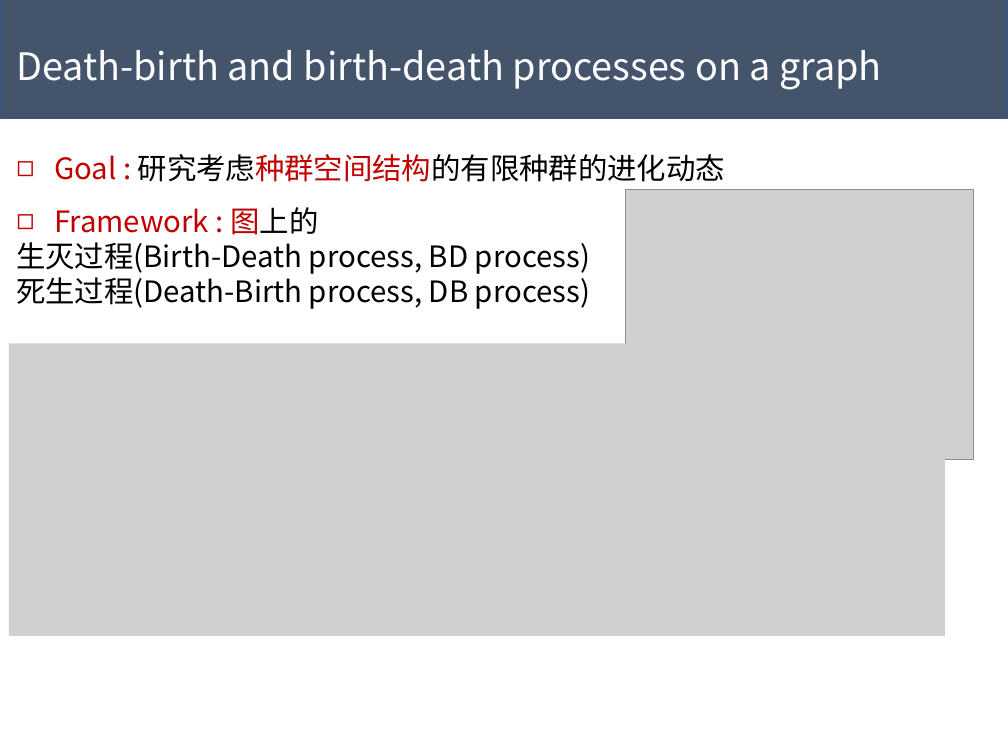
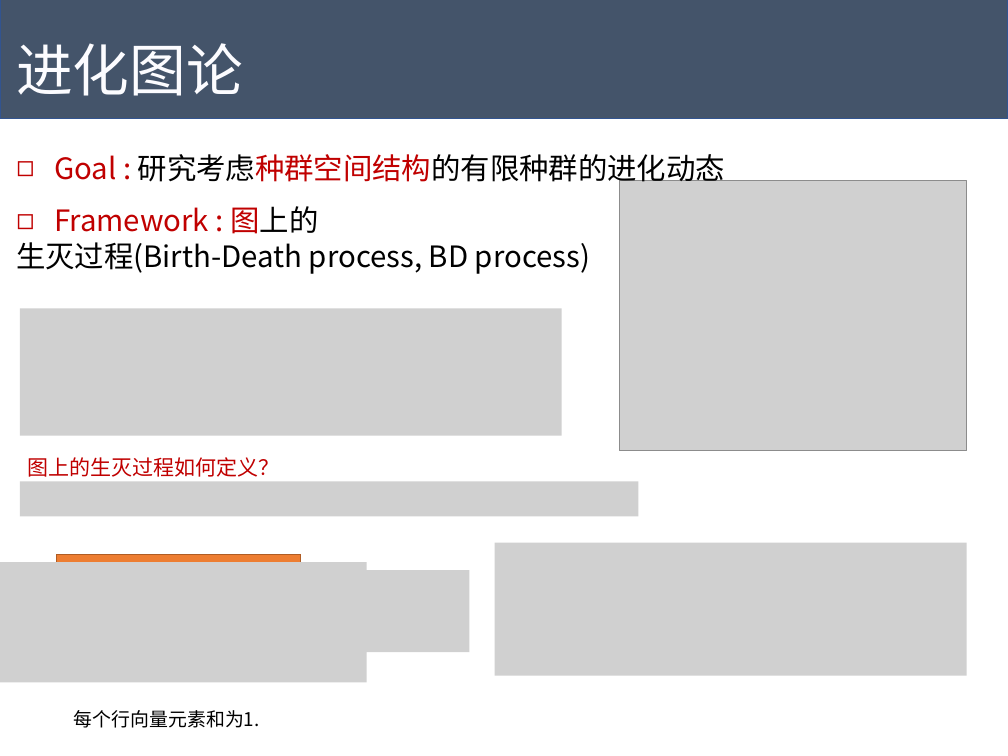
Before and after one commit to Tigerrr07/GNN-tiger, a slide deck: slide 4 of dynamics/pre.pptx (slide 1 before the commit). Drawn at 1008x756 pixels with LibreOffice and Linux fonts; fonts in the diff are those of the drawing; grey boxes stand for pictures. Boxes give left, top, right and bottom in pixels: in the first picture for what was removed or moved away, otherwise in the second. Text is boxed around its words. In the diff, an @@ line names an element or a change of style, - is before the commit and + after.

```diff
--- a/dynamics/pre.pptx
+++ b/dynamics/pre.pptx
@@ text at (16,43,243,96): text changed; size 36 to 54 pt @@
-Death-birth and birth-death processes on a graph
+进化图论
@@ picture: place and size @@
-picture at (625,189,973,460)
+picture at (619,180,967,451)
@@ text at (16,272,590,309): paragraph removed @@
-死生过程(Death-Birth process, DB process)
@@ picture added at (20,309,562,436) @@
@@ picture removed at (9,343,945,636) @@
@@ text added at (27,457,279,477), 20 pt, text #C00000 @@
+图上的生灭过程如何定义？
@@ picture added at (20,482,638,516) @@
@@ picture added at (0,563,367,683) @@
@@ rectangle added at (57,554,300,593), fill #ED7D31, outline #AF5C24 1 pt @@
@@ picture added at (495,543,966,676) @@
@@ picture added at (349,570,470,653) @@
@@ text added at (74,710,260,728), 18 pt, text #000000 @@
+每个行向量元素和为1.
```
Also in this commit, not shown: 1 other slide changed, 5 slides added, 2 other files.
